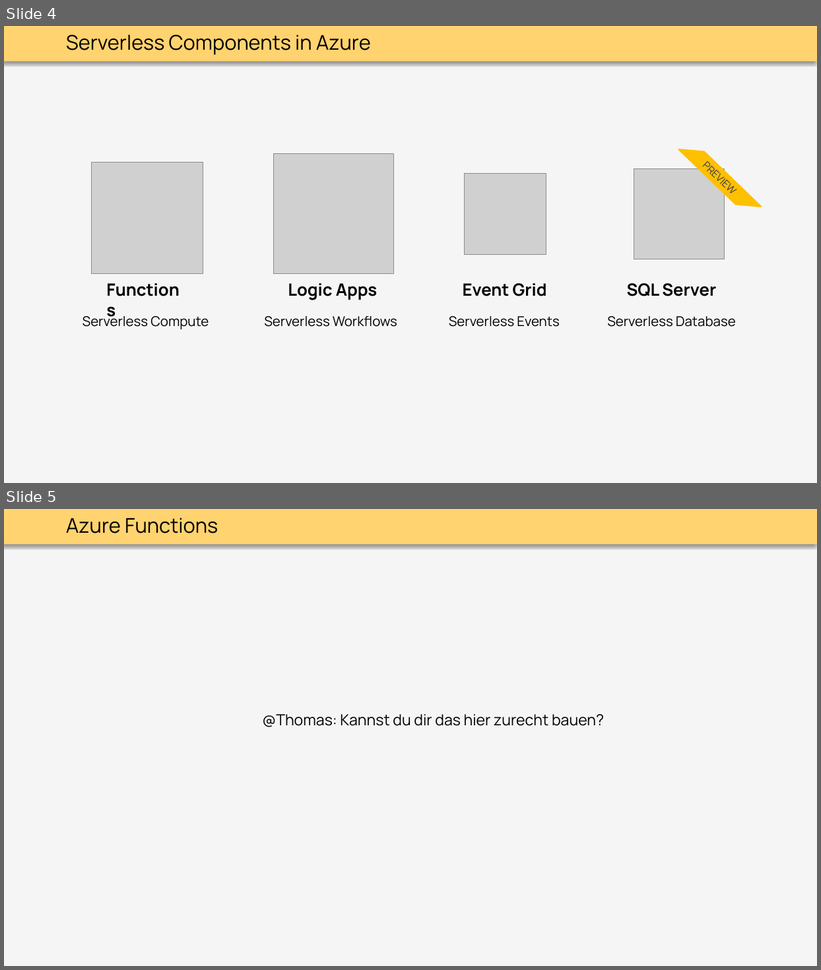
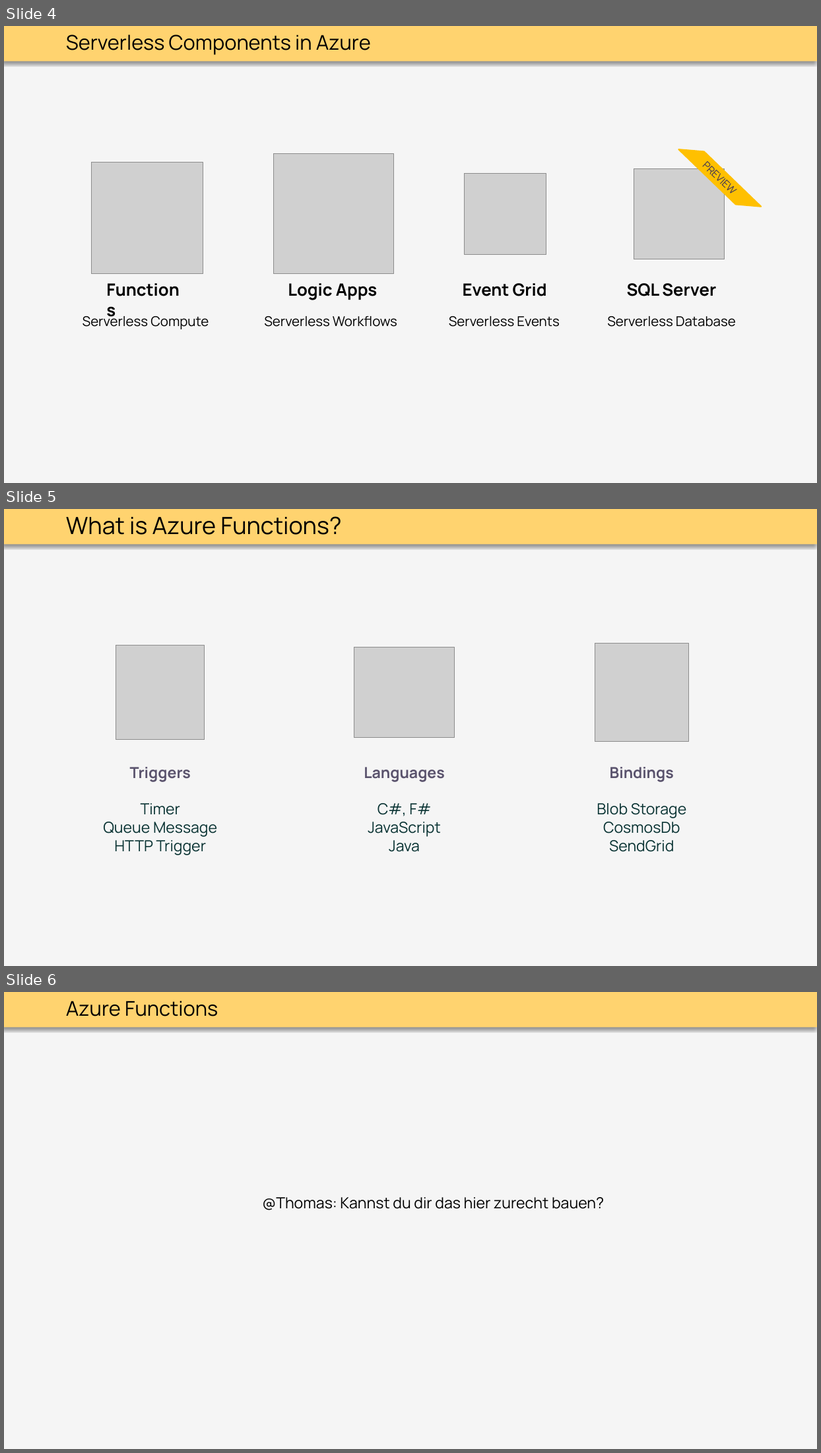
Before and after one commit to thoemmi/DurableFunctionsMeetupRosenheim, a slide deck: slides/Durable_Functions.pptx. Shown one above the other, each under a label of ours: slides 4 and 5 before the commit, slides 4, 5 and 6 after it. The pictures are 821x970 and 821x1453 pixels, drawn with LibreOffice and Linux fonts; fonts in the diff are those of the drawing; grey boxes stand for pictures. Boxes give left, top, right and bottom in pixels: in the first picture for what was removed or moved away, otherwise in the second. Text is boxed around its words. In the diff, an @@ line names an element or a change of style, - is before the commit and + after.

```diff
--- a/slides/Durable_Functions.pptx
+++ b/slides/Durable_Functions.pptx
@@ slide 5 added at [4,509,817,966], background #F5F5F5; not listed: 1 template element that a slide beside it also shows @@
@@ text added at [66,516,341,535], 28 pt, text #000000 @@
+What is Azure Functions?
@@ picture added at [116,645,205,740] @@
@@ picture added at [595,643,689,742] @@
@@ picture added at [354,648,454,738] @@
@@ text added at [103,767,217,855], 18 pt, text #083232 @@
+Triggers
+Timer
+Queue Message
+HTTP Trigger
@@ text added at [364,767,445,852], 18 pt, text #083232 @@
+Languages
+C#, F#
+JavaScript
+Java
@@ text added at [597,767,687,852], 18 pt, text #083232 @@
+Bindings
+Blob Storage
+CosmosDb
+SendGrid
@@ what was slide 5 is now slide 6 @@
```
Also in this commit, not shown: 2 other slides added, 1 slide removed.
